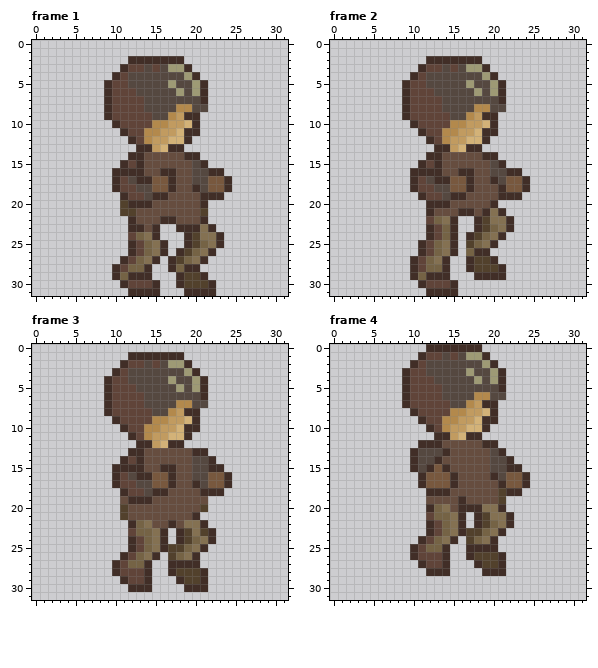
One commit to this pixel-art file: Game Sprites/With new color/Sprite With Animation/Fixed/character - Jump - Without gun.aseprite. Above is the file before it was changed.
32x32 pixels, 9 frames. Shown: frame 1, frame 2, frame 3, frame 4. The commit also changed other frames, which this record leaves out.
Now the later version:
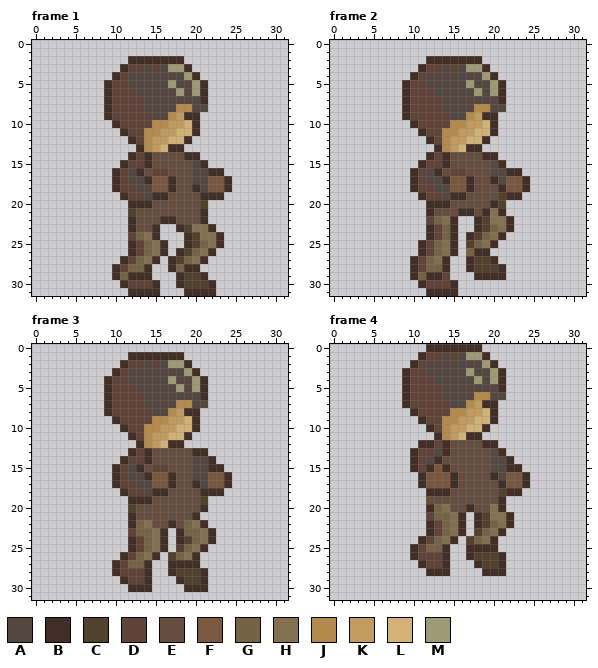
Palette (. is transparent): A #554840  B #412e27  C #52412c  D #604439  E #664d3f  F #78583e  G #756345  H #847152  J #b3894c  K #c19b60  L #d3b278  M #9e9a75
Changes in this commit:
Frame 1:
y 11: x 19 B -> L
y 13: x 14 B -> J
y 14..15: x 13..14 BE -> DB
y 16: x 11..12 BB -> DA; x 15..17 EBB -> DDE
y 17: x 13 B -> A
y 20: x 11 C -> .; x 21 B -> C
y 21: x 11 C -> .; x 21 C -> B
y 23: x 13 B -> E; x 19..20 BB -> CH
Frame 2:
y 11: x 19 B -> L
y 13: x 14 B -> J
y 14..15: x 13..14 BE -> DB
y 16: x 11..12 BB -> DA; x 15..17 EBB -> DDE
y 17: x 13 B -> A
y 19: x 21 B -> C
y 20: x 21 . -> C
y 29: x 14 B -> D
Frame 3:
y 10: x 19 B -> L
y 12: x 14 B -> J
y 13..14: x 13..14 BE -> DB
y 15: x 11..12 BB -> DA; x 15..17 EBB -> DDE
y 16: x 13 B -> A
y 19: x 11 E -> .; x 21 E -> C
y 20: x 11..12 CE -> .C; x 21 C -> B
y 21: x 11..12 CE -> .B
y 22: x 19 H -> G
y 23: x 19..21 CHC -> GGH
y 25: x 17 C -> .
Frame 4:
y 9: x 19 B -> L
y 11: x 14 B -> J
y 12: x 13..14 BE -> DB
y 13: x 11..12 AA -> DD
y 14..15: x 11 A -> D
y 19: x 16 B -> E; x 21 C -> B
y 20: x 16 B -> E; x 18..19 BH -> EE
y 23: x 17 C -> .
